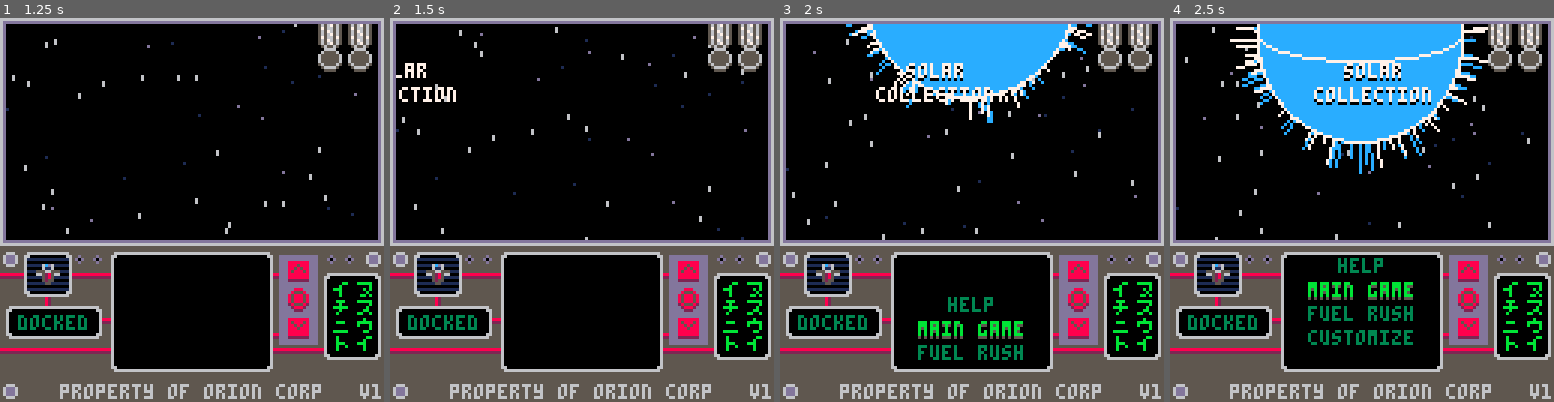
Above: before the commit, frames 1-4 (left to right).
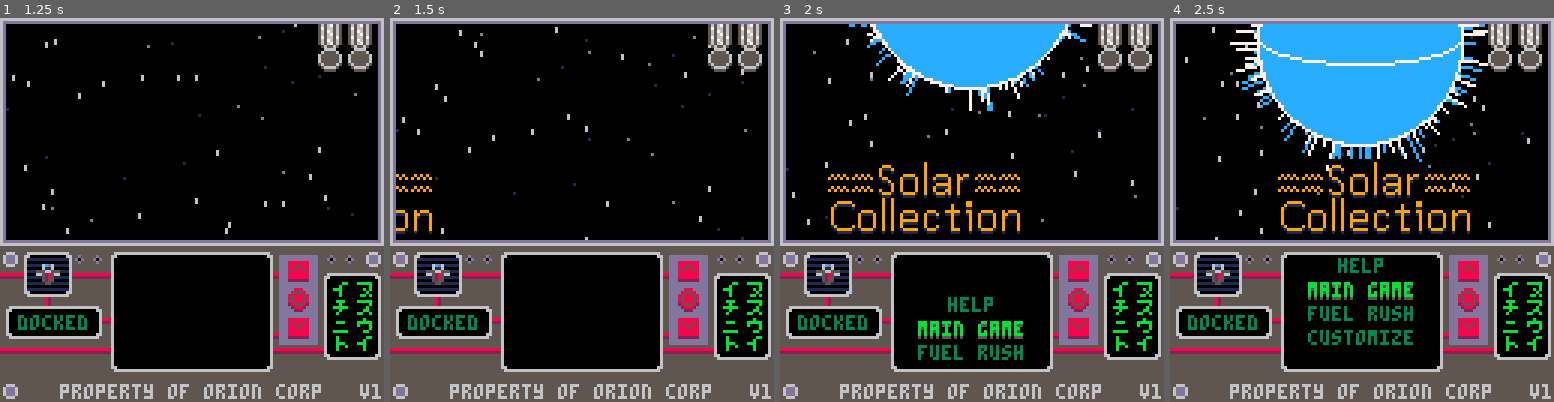
Above: after the commit, the same moments.

Repository: jacobneal65/drop-p8
Game: PICO-8 cartridge solar_collection.p8
Same seed, same stepped clock (60 frames per second), same inputs: the game is played once before the commit and once after it.
Inputs:
- Up to frame 1 (1.25 s): tap X (X key) at 0.33, 1.07 s; tap O (Z key) at 0.7 s
- Up to frame 2 (1.5 s): no input
- Up to frame 3 (2 s): hold Right from 1.6 s (still down); tap O (Z key) at 1.7 s; tap X (X key) at 1.85 s
- Up to frame 4 (2.5 s): release Right at 2.1 s; tap O (Z key) at 2.1 s; hold Up 2.15-2.42 s; hold Right from 2.47 s (still down)

Frame 1 is identical in both runs. In frame 2, 0.8% of the frame differs, in the area x 1-18%, y 11-57%; in frame 3, 5.8%; in frame 4, 7.5%, in the area x 15-83%, y 1-58%.

Commit message:
added logo

Diff:
--- a/solar_collection.p8
+++ b/solar_collection.p8
@@ -208,7 +208,7 @@
 	--bring in menu
 	gen_tmr=min(gen_tmr+0.01,1)
 	local _tmr=easeinoutovershoot(gen_tmr)
-	sun_off=lerp(-150,-60,_tmr)
+	sun_off=lerp(-180,-60,_tmr)
 	menu_y=lerp(150,76,_tmr)
 
 	if gen_tmr==1 then
@@ -411,9 +411,13 @@
 	draw_fx()
 	drw_fruit()
 	draw_sun(intro_sun)
-	local q = {"solar","collection"}
-	lprint(q[1],hcenter(q[1])+sun_off+60,15,7,0)
-	lprint(q[2],hcenter(q[2])+sun_off+60,23,7,0)
+
+		local sx=92
+		rectfill(108+sun_off,47,137+sun_off,73,0)
+		rectfill(92+sun_off,60,154+sun_off,73,0)
+		spr(166,sx+16+sun_off,44,6,2)--solar
+		spr(198,sx+sun_off,56,8,2)--collection
+		spr(186,sx-1+sun_off,52,2,1)--wavespr
 
 	--screen drop
 		rectfill(0,0,128,screen_offset+1,0)
@@ -547,8 +551,8 @@
 function score_draw()
 
 
-	local txt={"main high score:"..high_score,"fuel rush score:"..endless_score}
-	local txt2={"main high score:","fuel rush score:","medal 1:perfect story run","medal 2:over 900 in fuel rush"}
+	local txt={"story high score:"..high_score,"fuel rush score:"..endless_score}
+	local txt2={"story high score:","fuel rush score:","medal 1:perfect story run","medal 2:over 900 in fuel rush"}
 	print(txt[1],8,6,9)
 	print(txt[2],8,16,9)
 	print(txt2[1],8,6,7)
Not shown, changed: 19 lines of the sprite sheet (__gfx__) section of solar_collection.p8
